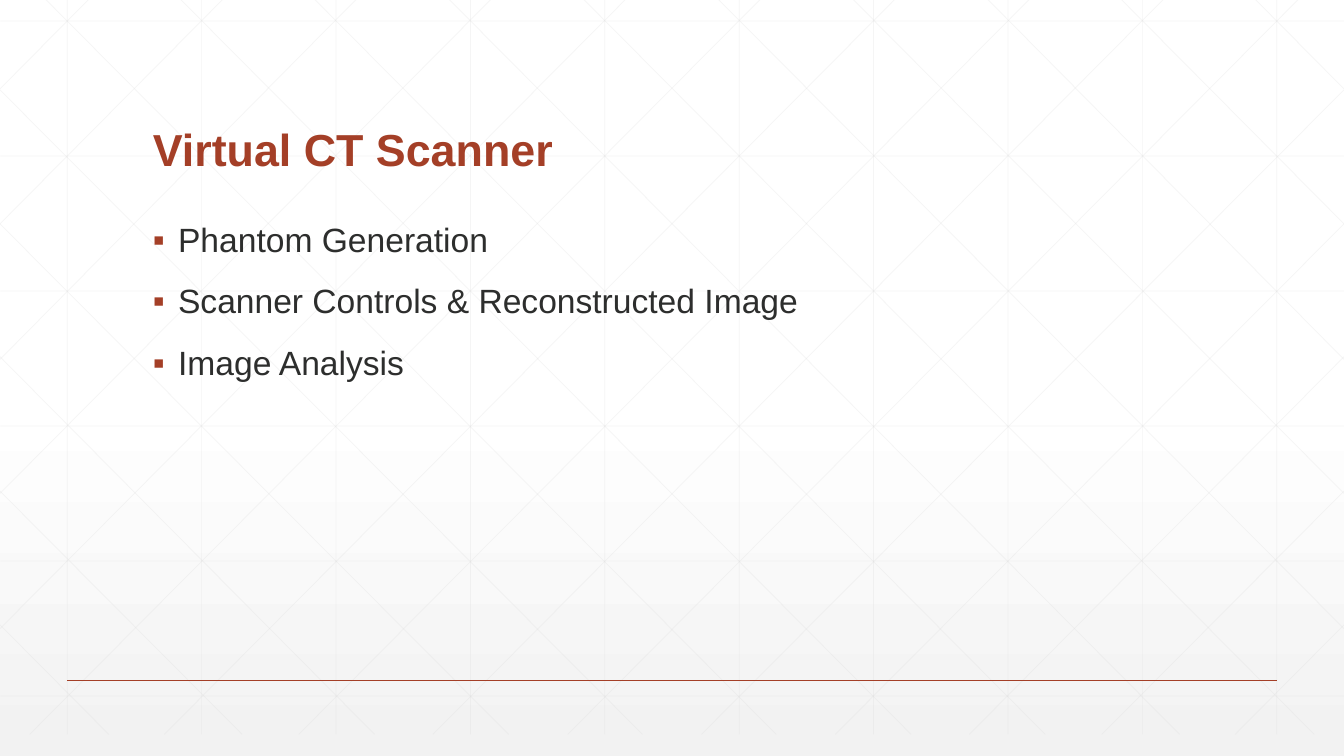
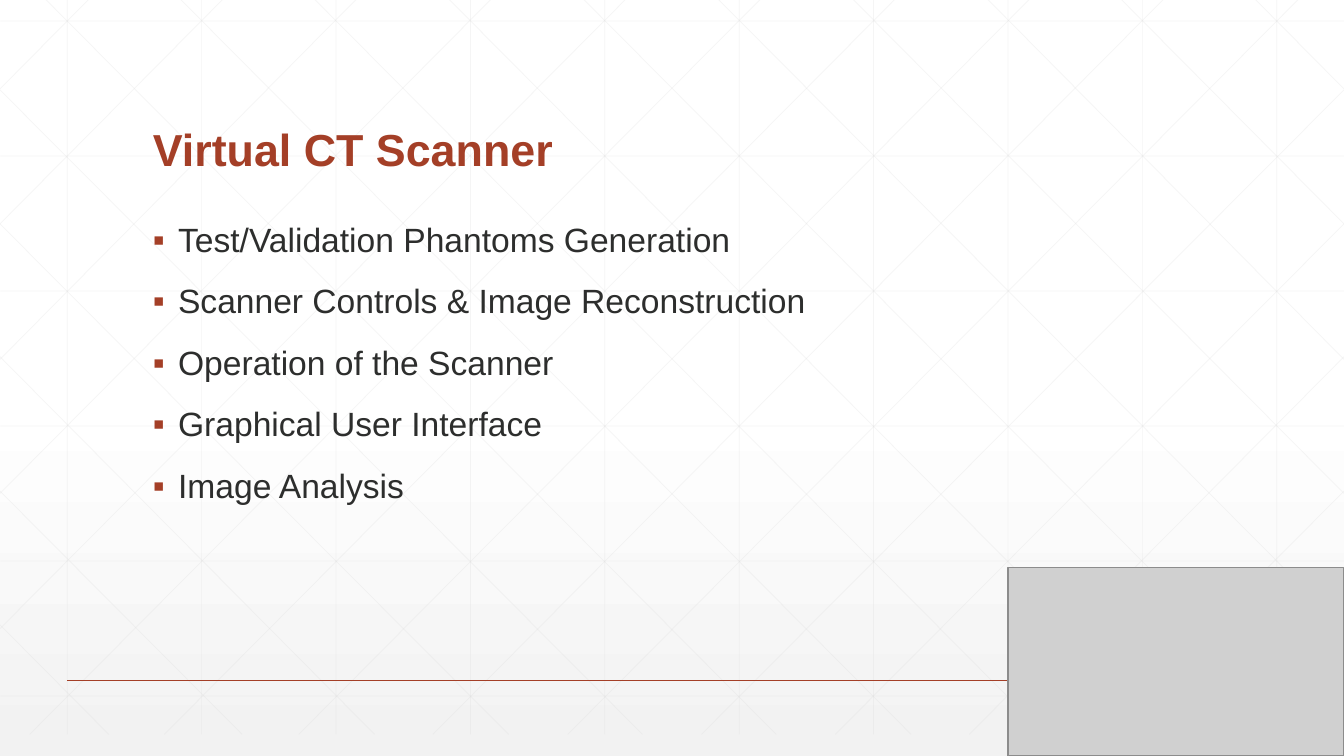
Before and after one commit to IlianaCh/VirtualCTScanner, a slide deck: slide 3 of Virtual CT Scanner.pptx. Drawn at 1344x756 pixels with LibreOffice and Linux fonts; fonts in the diff are those of the drawing; grey boxes stand for pictures. Boxes give left, top, right and bottom in pixels: in the first picture for what was removed or moved away, otherwise in the second. Text is boxed around its words. In the diff, an @@ line names an element or a change of style, - is before the commit and + after.

```diff
--- a/Virtual CT Scanner.pptx
+++ b/Virtual CT Scanner.pptx
@@ text at (x1=178, y1=227, x2=805, y2=443): text changed @@
-▪ Phantom Generation
-▪ Scanner Controls & Reconstructed Image
+▪ Test/Validation Phantoms Generation
+▪ Scanner Controls & Image Reconstruction
+▪ Operation of the Scanner
+▪ Graphical User Interface
@@ picture added at (x1=1008, y1=567, x2=1344, y2=756) @@
```
Also in this commit, not shown: 11 other slides changed, 1 slide removed.
